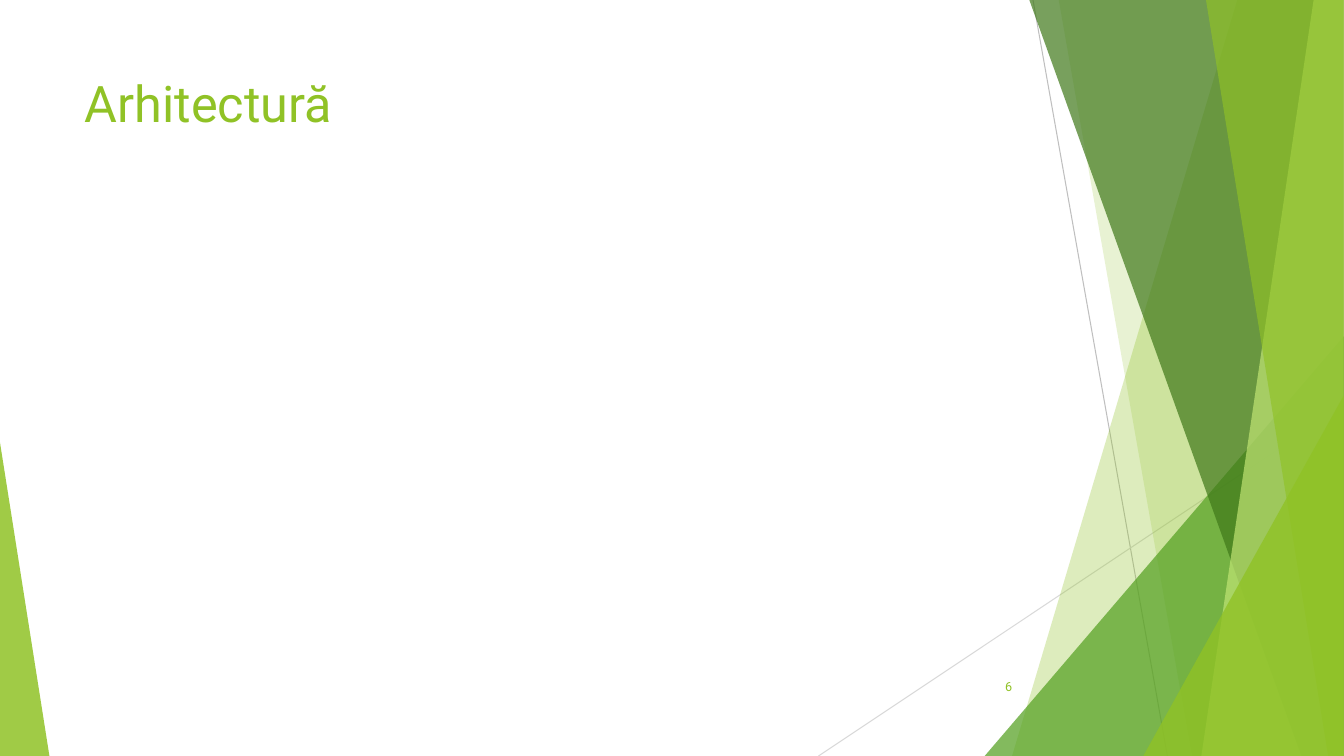
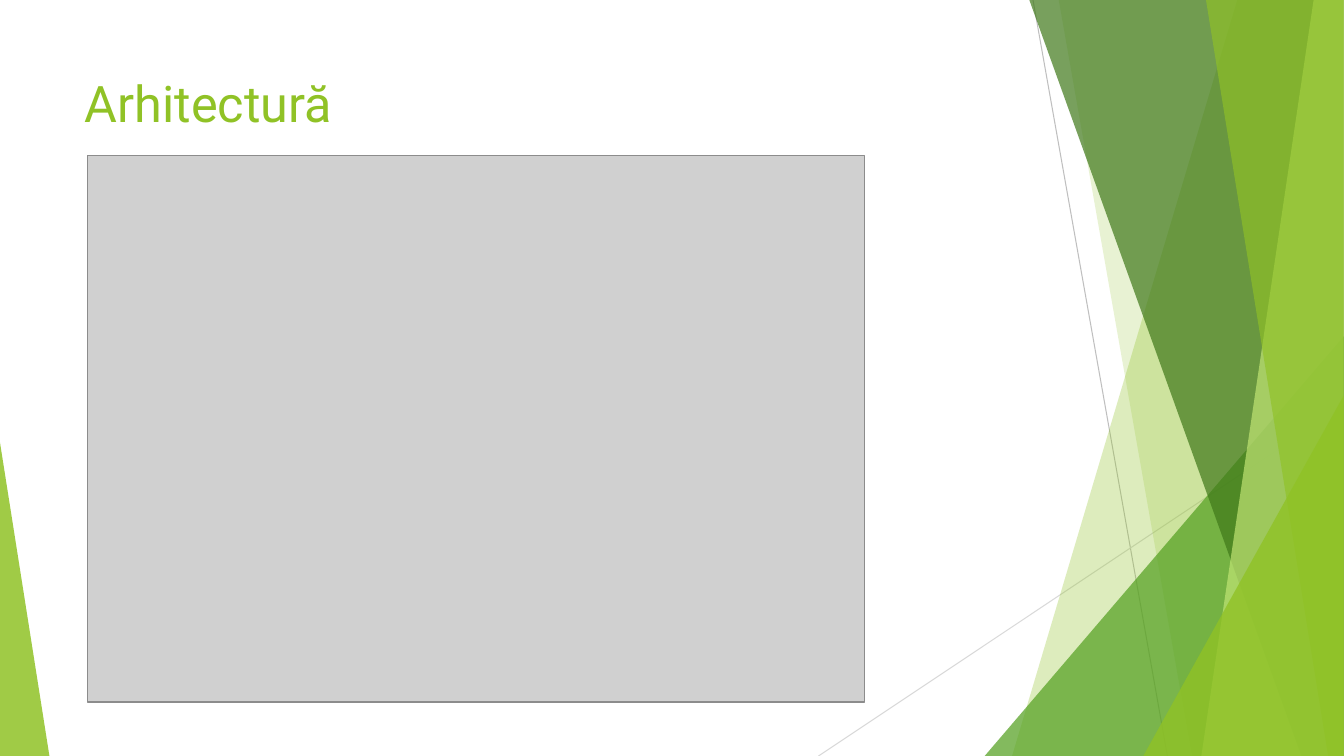
Before and after one commit to AdelinPamant/PublicTransportMonitor, a slide deck: slide 20 of Licenta2020PamintAdelin/PublicTransportMonitor - Prezentare.pptx (slide 6 before the commit). Drawn at 1344x756 pixels with LibreOffice and Linux fonts; fonts in the diff are those of the drawing; grey boxes stand for pictures. Boxes give left, top, right and bottom in pixels: in the first picture for what was removed or moved away, otherwise in the second. Text is boxed around its words. In the diff, an @@ line names an element or a change of style, - is before the commit and + after.

```diff
--- a/Licenta2020PamintAdelin/PublicTransportMonitor - Prezentare.pptx
+++ b/Licenta2020PamintAdelin/PublicTransportMonitor - Prezentare.pptx
@@ picture added at <box>88,156,865,703</box> @@
@@ page number removed at <box>1005,682,1012,691</box> @@
-6
```
Also in this commit, not shown: 3 other slides changed, 23 slides added, 5 slides removed, 2 other files.
